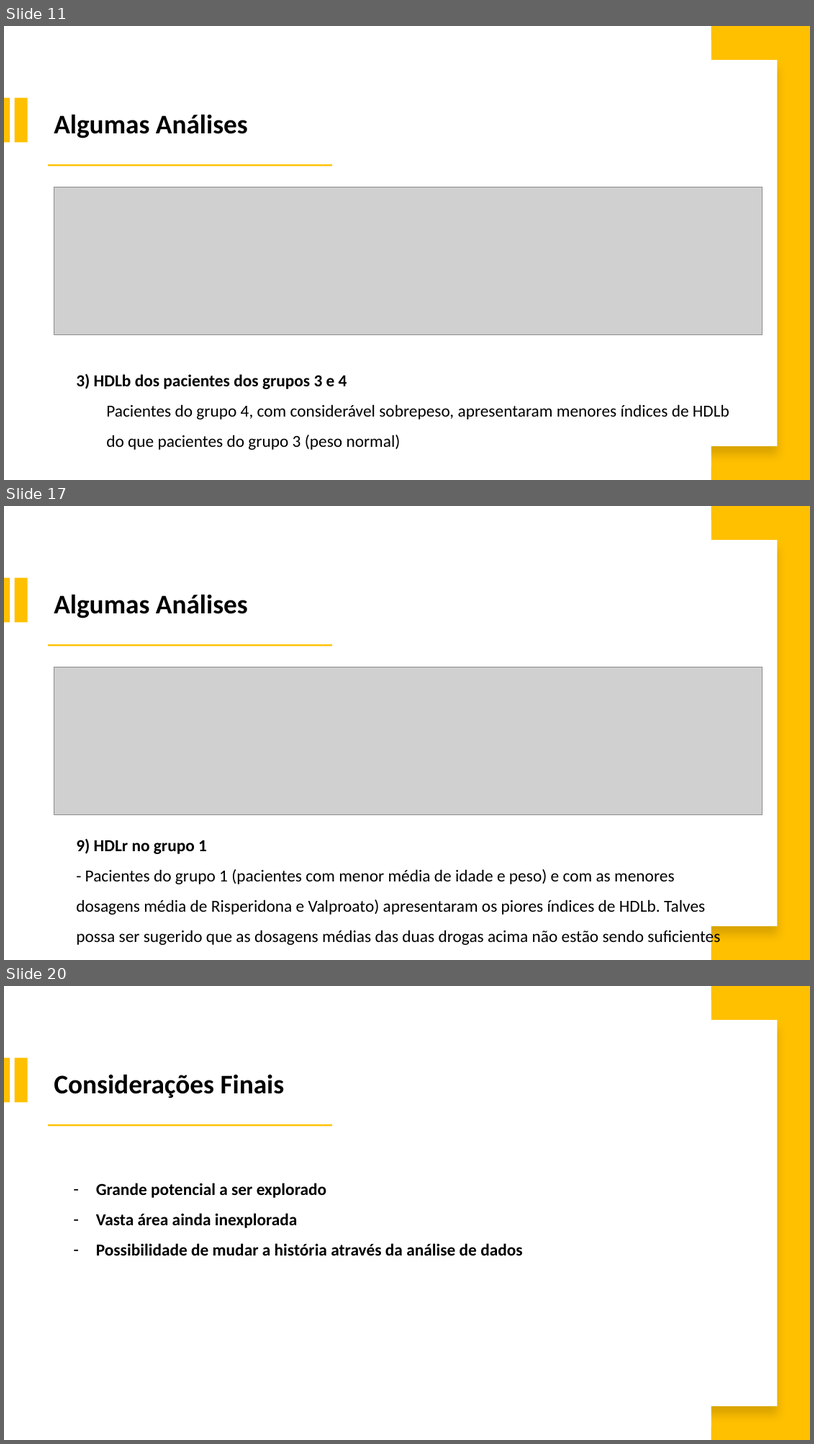
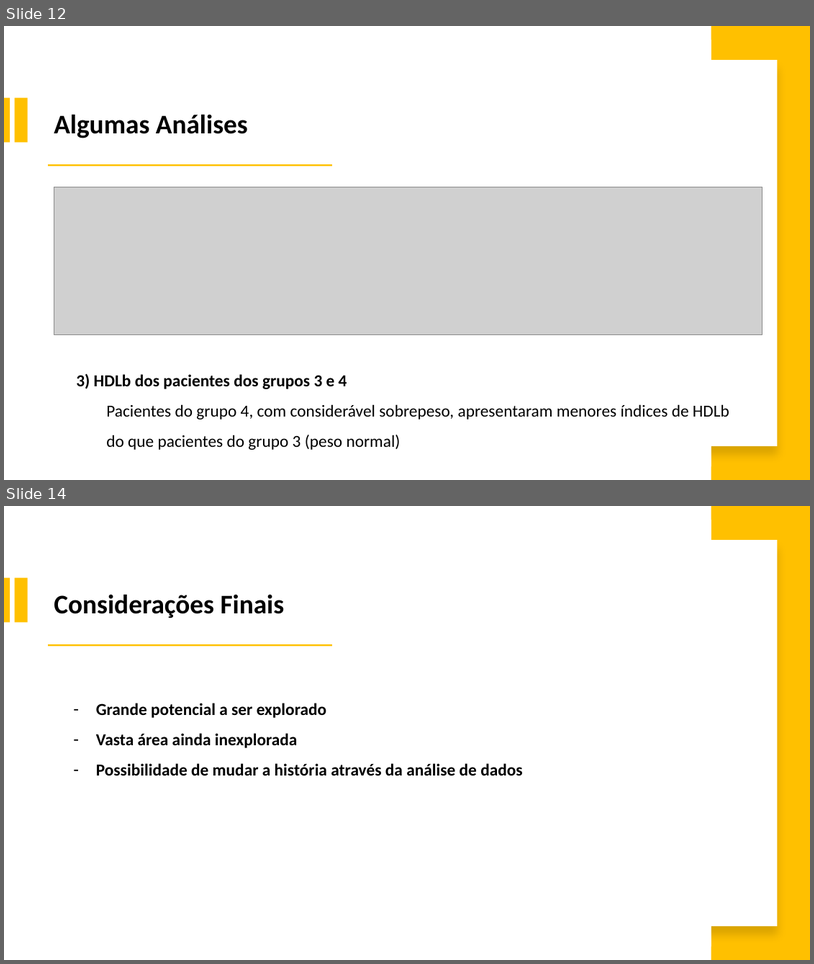
Before and after one commit to israeljmcarvalho/portfolioicarvalho, a slide deck: slides/Slides Portfólio Israel J. M. Carvalho.pptx. Shown one above the other, each under a label of ours: slides 11, 17 and 20 before the commit, slides 12 and 14 after it; the slides between them are not shown. The pictures are 814x1444 and 814x964 pixels, drawn with LibreOffice and Linux fonts; fonts in the diff are those of the drawing; grey boxes stand for pictures. Boxes give left, top, right and bottom in pixels: in the first picture for what was removed or moved away, otherwise in the second. Text is boxed around its words. In the diff, an @@ line names an element or a change of style, - is before the commit and + after.

```diff
--- a/slides/Slides Portfólio Israel J. M. Carvalho.pptx
+++ b/slides/Slides Portfólio Israel J. M. Carvalho.pptx
@@ slide 17 removed at [4, 506, 810, 960], background #FFFFFF @@
@@ rectangle removed at [349, 520, 712, 947] @@
@@ rectangle removed at [712, 506, 810, 960] @@
@@ rectangle removed at [381, 540, 778, 926] @@
@@ rectangle removed at [4, 577, 10, 622] @@
@@ rectangle removed at [14, 577, 27, 622] @@
@@ text removed at [54, 594, 248, 618] @@
-Algumas Análises
@@ rectangle removed at [48, 644, 332, 646] @@
@@ picture removed at [54, 667, 763, 815] @@
@@ text removed at [76, 839, 720, 946] @@
-    9) HDLr no grupo 1
-    - Pacientes do grupo 1 (pacientes com menor média de idade e peso) e com as menores dosagens média de Risperidona e Valproato) apresentaram os piores índices de HDLb. Talves possa ser sugerido que as dosagens médias das duas drogas acima não estão sendo suficientes
@@ what was slide 11 is now slide 12 @@
@@ what was slide 20 is now slide 14 @@
```
Also in this commit, not shown: 5 slides changed, 2 slides added, 7 other slides removed, 13 other files.
